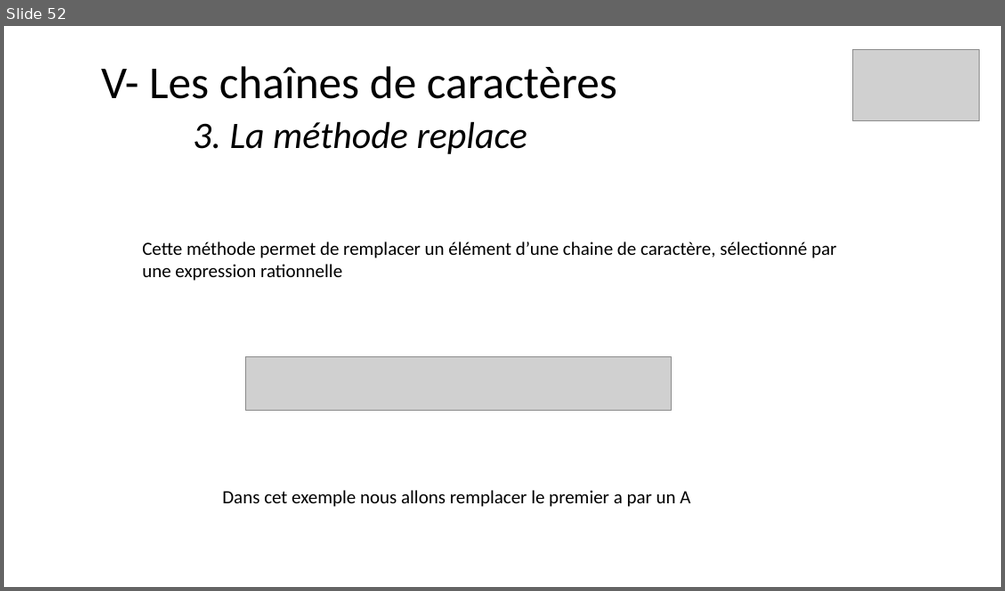
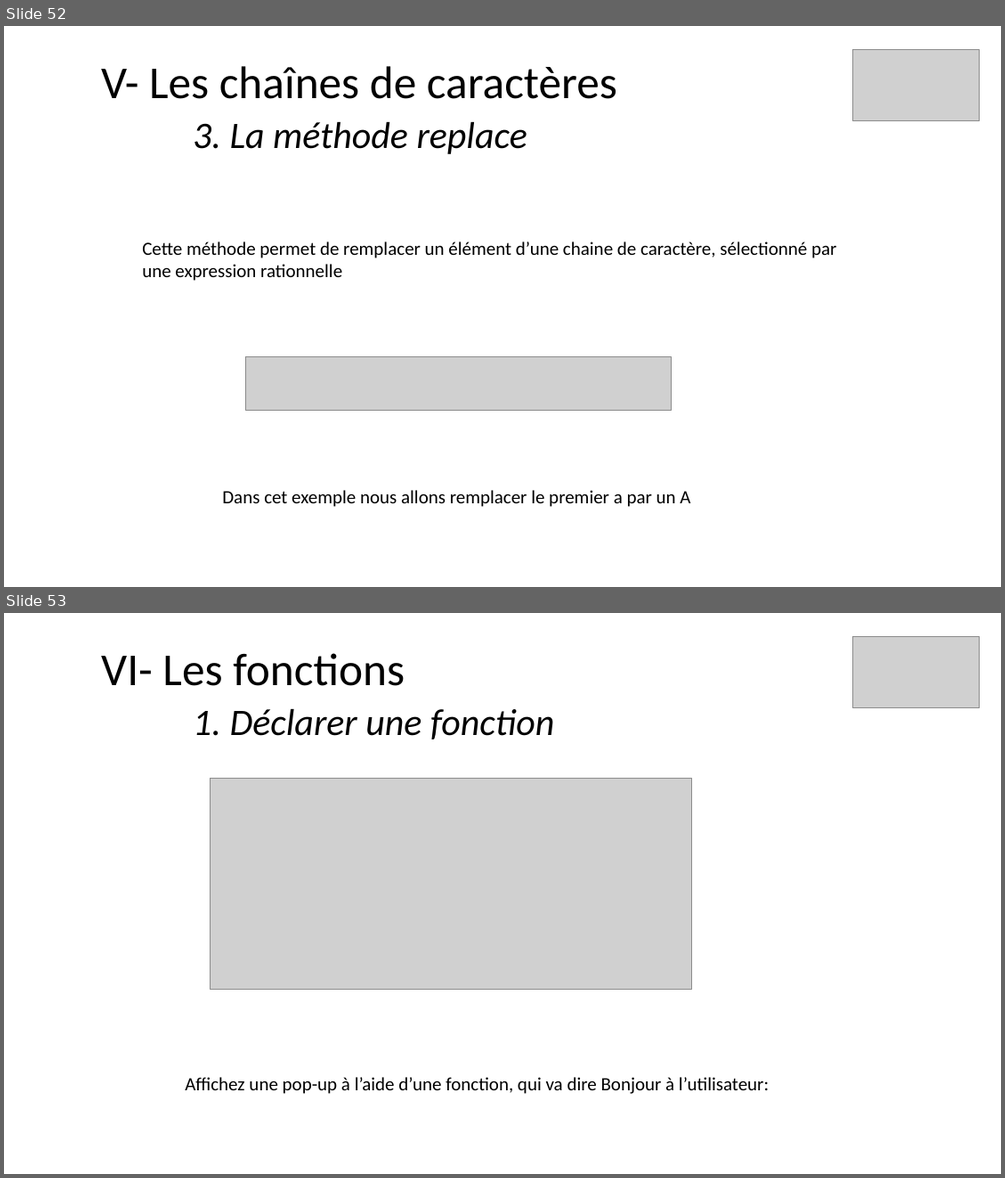
Before and after one commit to ArMb57/JavaScript, a slide deck: cours.pptx. Shown one above the other, each under a label of ours: slide 52 before the commit, slides 52 and 53 after it. The pictures are 1005x591 and 1005x1178 pixels, drawn with LibreOffice and Linux fonts; fonts in the diff are those of the drawing; grey boxes stand for pictures. Boxes give left, top, right and bottom in pixels: in the first picture for what was removed or moved away, otherwise in the second. Text is boxed around its words. In the diff, an @@ line names an element or a change of style, - is before the commit and + after.

Commit message:
Les fonctions

```diff
--- a/cours.pptx
+++ b/cours.pptx
@@ slide 53 added at <box>4,613,1001,1174</box>, background #FFFFFF @@
@@ picture added at <box>853,636,979,708</box> @@
@@ title added at <box>101,653,554,739</box>, 36 pt, text #000000, italic @@
+VI- Les fonctions
+1. Déclarer une fonction
@@ picture added at <box>210,779,691,989</box> @@
@@ text added at <box>185,1077,769,1094</box>, 18 pt, text #000000 @@
+Affichez une pop-up à l’aide d’une fonction, qui va dire Bonjour à l’utilisateur:
```
Also in this commit, not shown: 1 slide changed, 13 other slides added, 3 other files.
